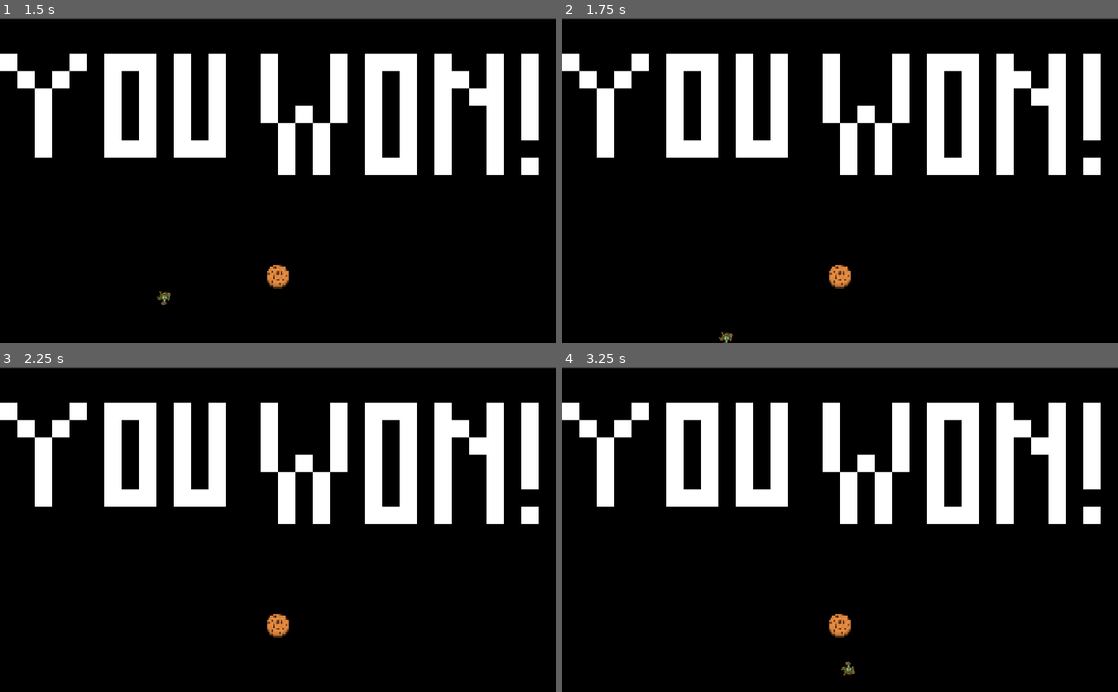
Above: before the commit, frames 1-4 (two rows, left to right).
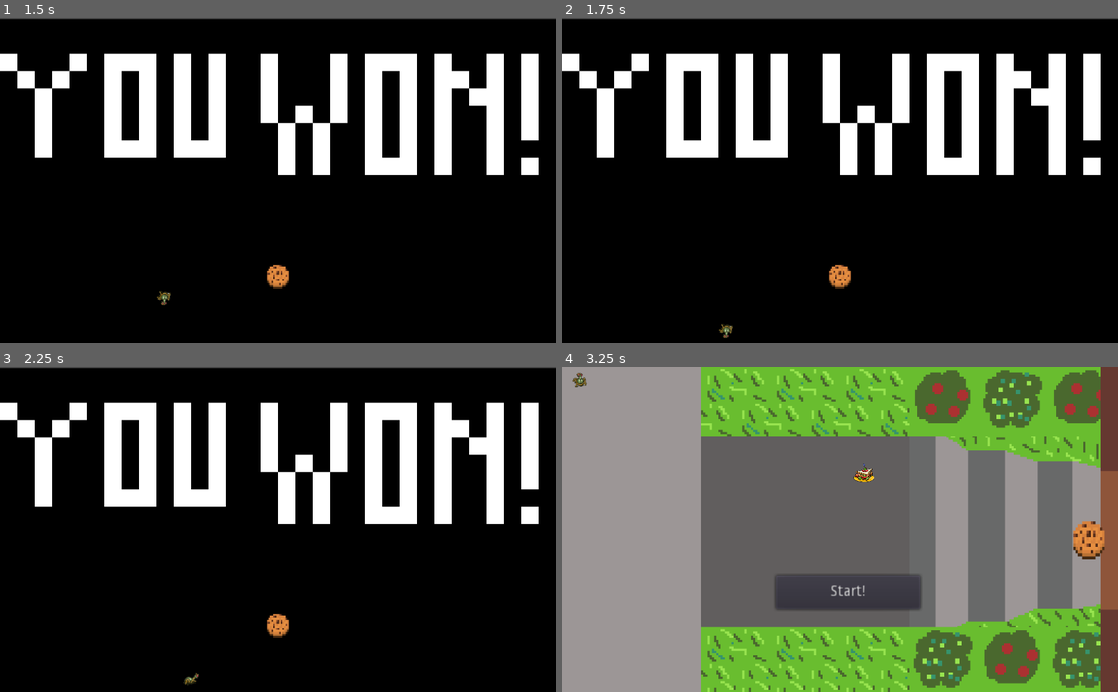
Above: after the commit, the same moments.

Repository: CS3398-Titan-HelloWorld/RoombaAttack
Game: Godot game, scene res://End of Game.tscn
The game is run twice, just before and just after one commit, with the same random seed, the same clock (stepped at 60 frames per second) and the same inputs. This scene is started directly instead of the project's main scene.
Inputs:
- Up to frame 1 (1.5 s): tap Enter at 0.5 s; hold Right (ui_right) 0.53-1.28 s; hold Down (ui_down) from 1.28 s (still down)
- Up to frame 2 (1.75 s): keep holding Down (ui_down)
- Up to frame 3 (2.25 s): release Down (ui_down) at 2.03 s; hold Right (ui_right) from 2.03 s (still down)
- Up to frame 4 (3.25 s): release Right (ui_right) at 2.78 s; hold Up (ui_up) from 2.78 s (still down)

Frame 1 is identical in both runs. In frame 2, 0.1% of the frame differs, in the area x 28-31%, y 94-100%; in frame 3, less than 0.1%; in frame 4, 100%, in the area x 0-100%, y 0-100%.

Commit message:
Add Boarders to EndGame Scene

Diff:
--- a/RoombaAttack/End of Game.tscn
+++ b/RoombaAttack/End of Game.tscn
@@ -4,7 +4,7 @@
 [ext_resource path="res://Player.tscn" type="PackedScene" id=2]
 [ext_resource path="res://EndPosition.tscn" type="PackedScene" id=3]
 
-[node name="End of Game" type="Node"]
+[node name="End of Game" type="Node" index="0"]
 
 [node name="End of Game" type="TileMap" parent="." index="0"]
 
@@ -36,3 +36,18 @@
 
 position = Vector2( 511.459, 477.871 )
 next_level = "res://Main.tscn"
+
+[node name="Boarders" type="StaticBody2D" parent="." index="3"]
+
+input_pickable = false
+collision_layer = 1
+collision_mask = 1
+constant_linear_velocity = Vector2( 0, 0 )
+constant_angular_velocity = 0.0
+friction = 1.0
+bounce = 0.0
+
+[node name="CollisionPolygon2D" type="CollisionPolygon2D" parent="Boarders" index="0"]
+
+build_mode = 0
+polygon = PoolVector2Array( 1019.11, 590.387, 1019.4, 11.6254, 9.32785, 10.2682, 9.71561, 589.805, 1011.84, 589.999, 1011.84, 610.357, 0.215027, 610.842, 0.602814, 0.185913, 1026.09, 0.476715, 1025.89, 611.908, 1018.14, 611.424 )
